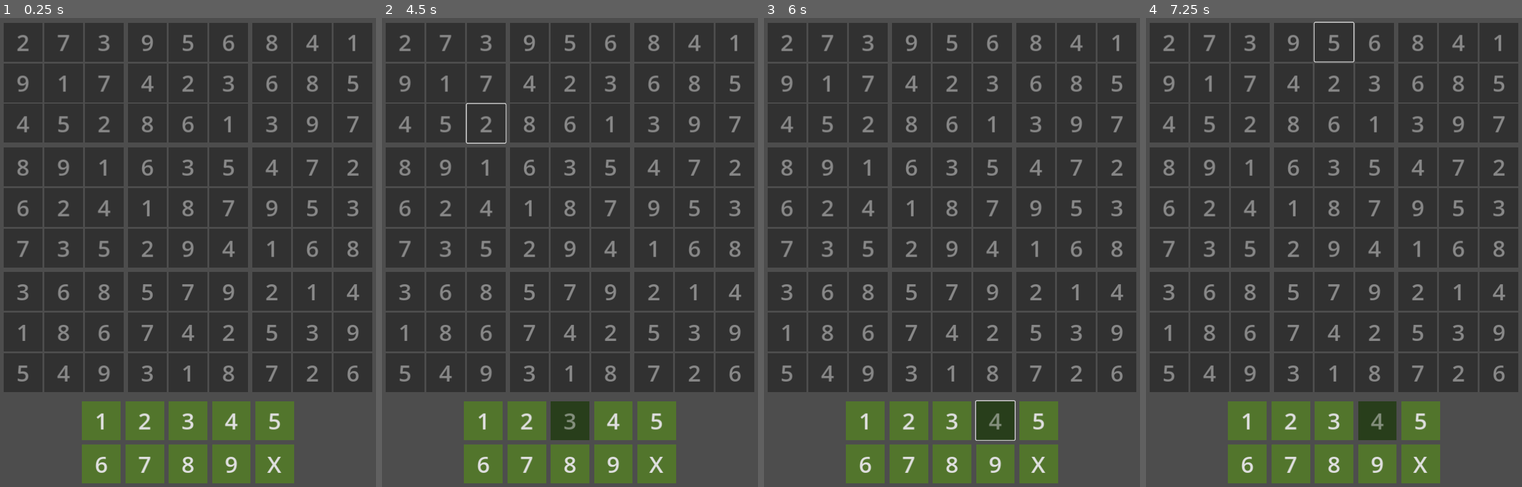
Above: before the commit, frames 1-4 (left to right).
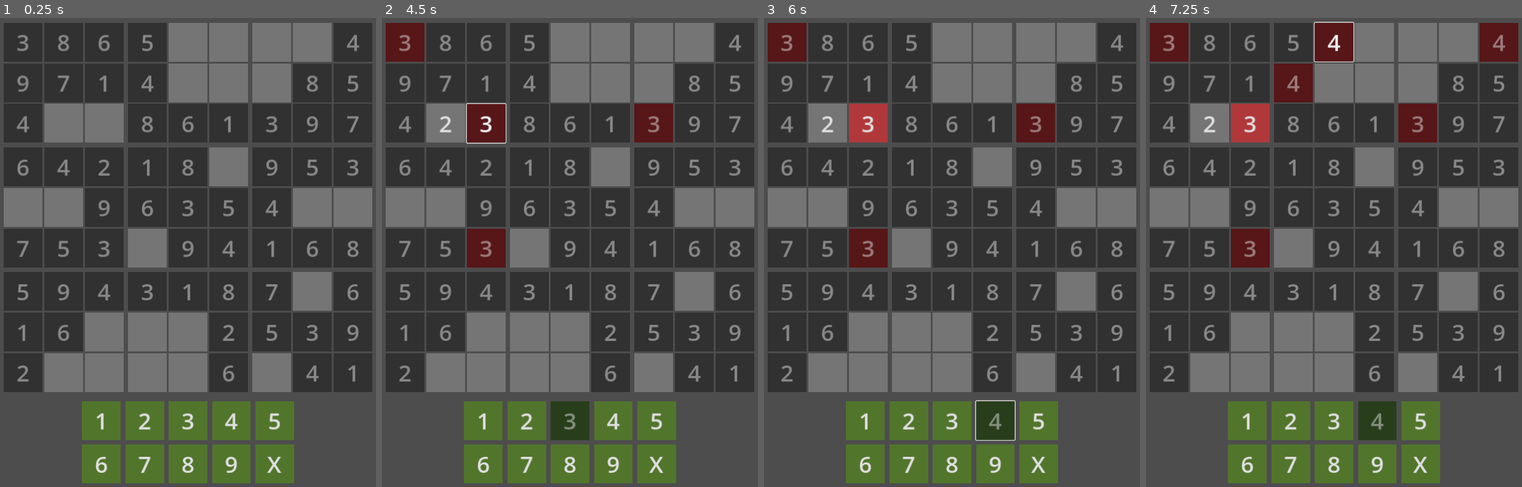
Above: after the commit, the same moments.

Repository: gitMickehh/soduku-recreation
Game: Godot game, scene res://soduku_scene.tscn
Two runs of this game, one before a commit and one after it. Both use one fixed random seed, a clock stepped at 60 frames per second and the inputs below.
Inputs (mouse positions are in pixels of both pictures, inside the frame that each line leads up to):
- Up to frame 1 (0.25 s): no input
- Up to frame 2 (4.5 s): click "1" at 0.5 s; click "2" at 1.25 s; click (445, 121) at 2.02 s; click (445, 121) at 2.75 s, where only the run after the commit has a clickable "2"; click "3" at 3.5 s; click (487, 121) at 4.27 s
- Up to frame 3 (6 s): click (869, 121) at 5 s, where only the run after the commit has a clickable "3"; click "4" at 5.75 s
- Up to frame 4 (7.25 s): click (1334, 41) at 6.52 s

The runs differ from the first frame. In frame 1, 21% of the frame differs, in the area x 0-100%, y 1-80%; in frame 2, 24%; in frame 3, 24%; in frame 4, 25%.

Commit message:
i think the creator works fine!
crossing my fingers woo

Diff:
--- a/scripts/soduku_creator.gd
+++ b/scripts/soduku_creator.gd
@@ -19,12 +19,19 @@
 	randomize()
 
 	#shuffle part
-	var shuffle_original = [0,1,2,3,4,5,6,7,8]
+	var shuffle_original = [
+		[0,1,2],
+		[3,4,5],
+		[6,7,8]
+	]
 	var shuffle_numbers = shuffle_original.duplicate()
 	shuffle_numbers.shuffle()
+
 	for r in range(4,randi_range(8,20)):
-		var one = shuffle_numbers.pop_back()
-		var two = shuffle_numbers.pop_front()
+		var picked_array = shuffle_numbers.pop_back().duplicate()
+		picked_array.shuffle()
+		var one = picked_array.pop_back()
+		var two = picked_array.pop_back()
 
 		randomize()
 		if randf_range(0,1.87) > randf_range(0.8,1.2):
@@ -35,11 +42,17 @@
 		shuffle_numbers = shuffle_original.duplicate()
 		shuffle_numbers.shuffle()
 
+	#random cells to take out
+	for rcells in range(randi_range(12,22)):
+		var one_cell = get_cell_location_from_global_index(randi_range(0,81))
+		var other_cell = get_rotational_counterpart(one_cell)
 
+		(board_array[Soduku_Solver.get_index_from_vector(one_cell.parent_block_vector)])[Soduku_Solver.get_index_from_vector(one_cell.location_vector)] = 0
+		(board_array[Soduku_Solver.get_index_from_vector(other_cell.parent_block_vector)])[Soduku_Solver.get_index_from_vector(other_cell.location_vector)] = 0
 
 	return board_array
 
-func get_rotational_counterpart_int(index: int) -> int:
+func _get_rotational_counterpart_int(index: int) -> int:
 	match index:
 		0:
 			return 2
@@ -50,8 +63,8 @@
 	return 0
 
 func get_rotational_counterpart(cell_selected:CellLocation) -> CellLocation:
-	var new_block_vector = Vector2i(get_rotational_counterpart_int(cell_selected.parent_block_vector.x), get_rotational_counterpart_int(cell_selected.parent_block_vector.y))
-	var new_index_vector = Vector2i(get_rotational_counterpart_int(cell_selected.location_vector.x), get_rotational_counterpart_int(cell_selected.location_vector.y))
+	var new_block_vector = Vector2i(_get_rotational_counterpart_int(cell_selected.parent_block_vector.x), _get_rotational_counterpart_int(cell_selected.parent_block_vector.y))
+	var new_index_vector = Vector2i(_get_rotational_counterpart_int(cell_selected.location_vector.x), _get_rotational_counterpart_int(cell_selected.location_vector.y))
 	return CellLocation.new_cell(new_index_vector, new_block_vector)
 
 func shift_horizontal_line(x_1: int, x_2: int) -> void:
